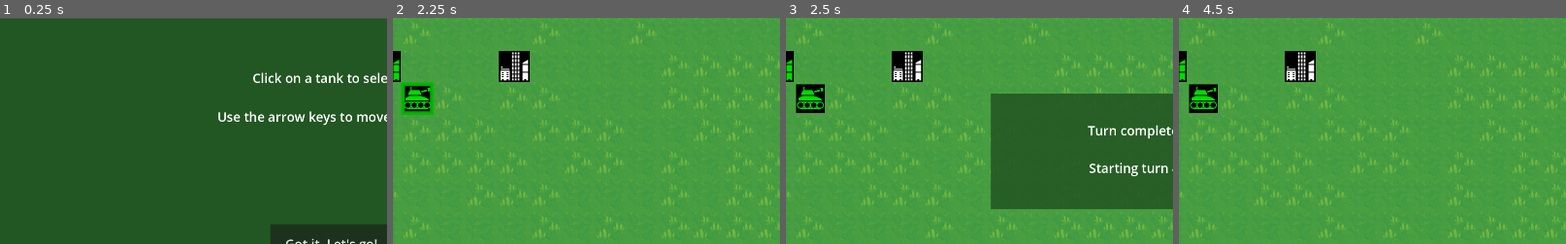
Above: before the commit, frames 1-4 (left to right).
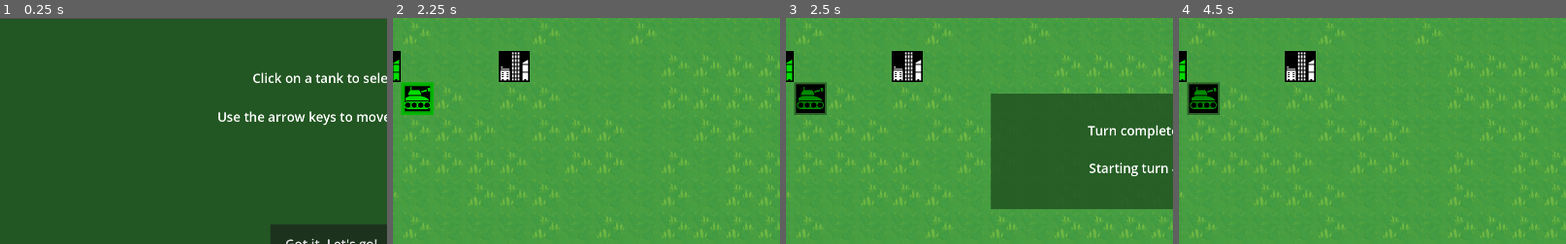
Above: after the commit, the same moments.

Repository: greenmoss/tankies
Game: Godot game, scene res://main.tscn
Same seed, same stepped clock (60 frames per second), same inputs: the game is played once before the commit and once after it.
Inputs (mouse positions are % of the whole screen's width and height, from its top left):
- Up to frame 1 (0.25 s): no input
- Up to frame 2 (2.25 s): click "Got it. Let's go!" at 0.5 s; tap Enter at 1.25 s; move the mouse to (90, 82) at 1.27 s; hold Right (right) 1.28-2.03 s; hold Z (sleep) 1.28-2.03 s; tap Space at 2 s; move the mouse to (10, 18) at 2.02 s; hold Down (down) from 2.03 s (still down); click (10, 18) at 2.1 s
- Up to frame 3 (2.5 s): keep holding Down (down); tap Z (sleep) at 2.3 s
- Up to frame 4 (4.5 s): tap Enter at 2.75, 4.25 s; move the mouse to (6, 11) at 2.77 s; release Down (down) at 2.78 s; hold Right (right) 2.78-3.53 s; hold Z (sleep) 2.78-3.53 s; tap Space at 3.5 s; move the mouse to (45, 70) at 3.52 s; hold Up (up) 3.53-4.28 s; tap Z (sleep) at 3.6 s; move the mouse to (80, 65) at 4.27 s; press the mouse at (80, 65) at 4.28 s; hold Left (left) from 4.28 s (still down)
The pictures show only the part of the screen within x 7-57%, y 0-50%; the shares and areas given below are measured in that part.

Frames 1-2 are identical in both runs. In frame 3, 0.6% of the frame differs, in the area x 2-11%, y 28-43%; in frame 4, 0.6%.

Commit message:
Cover/darken unit
When done moving, e.g. out of turns or sleeping

Diff:
--- a/unit/unit.gd
+++ b/unit/unit.gd
@@ -24,13 +24,6 @@
 
 @onready var ray = $RayCast2D
 
-func _ready():
-    moves_per_turn = 2
-    sleep_turns = 0
-    position = position.snapped(Vector2.ONE * Global.tile_size / 2)
-    reset_moves()
-    assign_groups()
-
 func _input(event):
     if event.is_action_pressed("click"):
 
@@ -44,6 +37,12 @@
 
         deselect_me()
         return
+
+func _on_mouse_entered():
+    mouse_is_over_me = true
+
+func _on_mouse_exited():
+    mouse_is_over_me = false
 
 func _unhandled_input(event):
     if not selected: return
@@ -55,15 +54,24 @@
     if event.is_action_pressed('sleep'):
         toggle_sleep()
 
+func _ready():
+    moves_per_turn = 2
+    sleep_turns = 0
+    position = position.snapped(Vector2.ONE * Global.tile_size / 2)
+    reset_moves()
+    assign_groups()
+
 func toggle_sleep():
     # if sleeping, wake up
     if sleep_turns != 0:
         sleep_turns = 0
+        $Curtain.hide()
         return
 
     # otherwise, go to sleep until awoken
     deselect_me()
     sleep_turns = -1
+    $Curtain.show()
 
 func is_awake():
     return (sleep_turns == 0)
@@ -160,12 +168,8 @@
             leave_city(in_city)
 
     moves_remaining -= 1
-
-func _on_mouse_entered():
-    mouse_is_over_me = true
-
-func _on_mouse_exited():
-    mouse_is_over_me = false
+    if not has_more_moves():
+        $Curtain.show()
 
 func assign_groups():
     modulate = Global.team_colors[my_team]
@@ -197,7 +201,8 @@
 
 func reset_moves():
     moves_remaining = moves_per_turn
-
+    if is_awake():
+        $Curtain.hide()
 
 func _on_cooldown_timer_timeout():
     if selected:
--- a/unit/unit.tscn
+++ b/unit/unit.tscn
@@ -28,6 +28,15 @@
 scale = Vector2(0.07, 0.07)
 texture = ExtResource("2_e42fy")
 
+[node name="Curtain" type="ColorRect" parent="."]
+visible = false
+offset_left = -40.0
+offset_top = -40.0
+offset_right = 40.0
+offset_bottom = 40.0
+mouse_filter = 2
+color = Color(0, 0, 0, 0.372549)
+
 [node name="Cursor" type="Sprite2D" parent="."]
 visible = false
 texture = ExtResource("4_amcrf")
--- a/world/world.tscn
+++ b/world/world.tscn
@@ -131,13 +131,11 @@
 [node name="Unit0" parent="units" instance=ExtResource("2_lyn5p")]
 modulate = Color(1, 0.247059, 0.188235, 1)
 position = Vector2(1720, 920)
-moves_per_turn = null
 my_team = "RedTeam"
 
 [node name="Unit1" parent="units" instance=ExtResource("2_lyn5p")]
 modulate = Color(0, 0.862745, 0, 1)
 position = Vector2(200, 200)
-moves_per_turn = null
 my_team = "GreenTeam"
 
 [node name="TurnOverlay" parent="." instance=ExtResource("6_svbli")]
